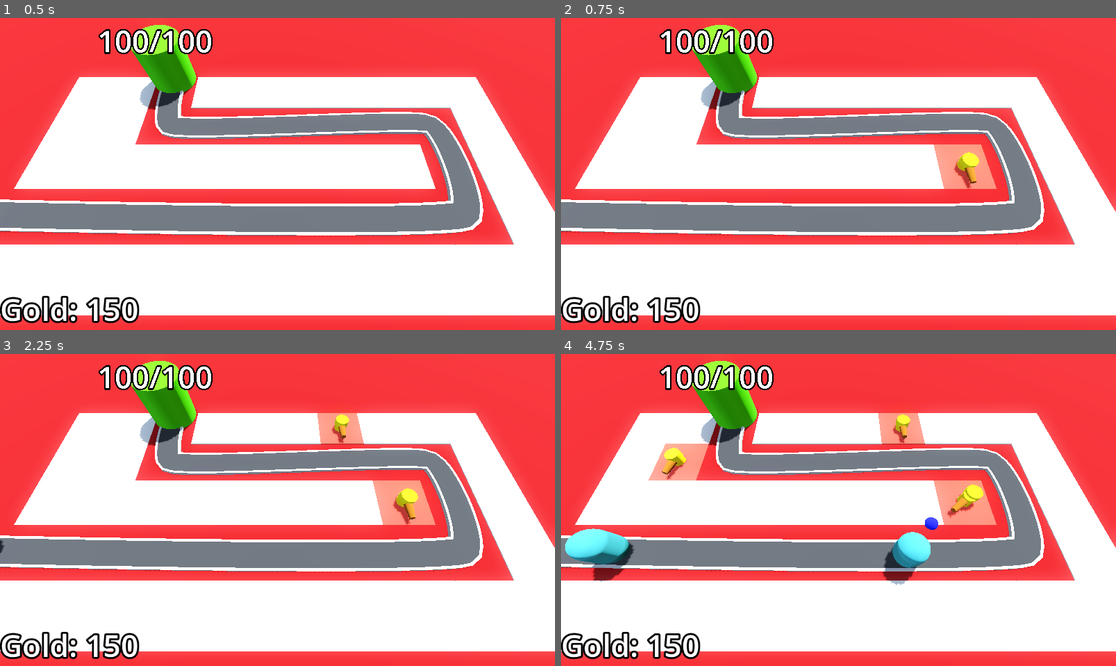
Above: before the commit, frames 1-4 (two rows, left to right).
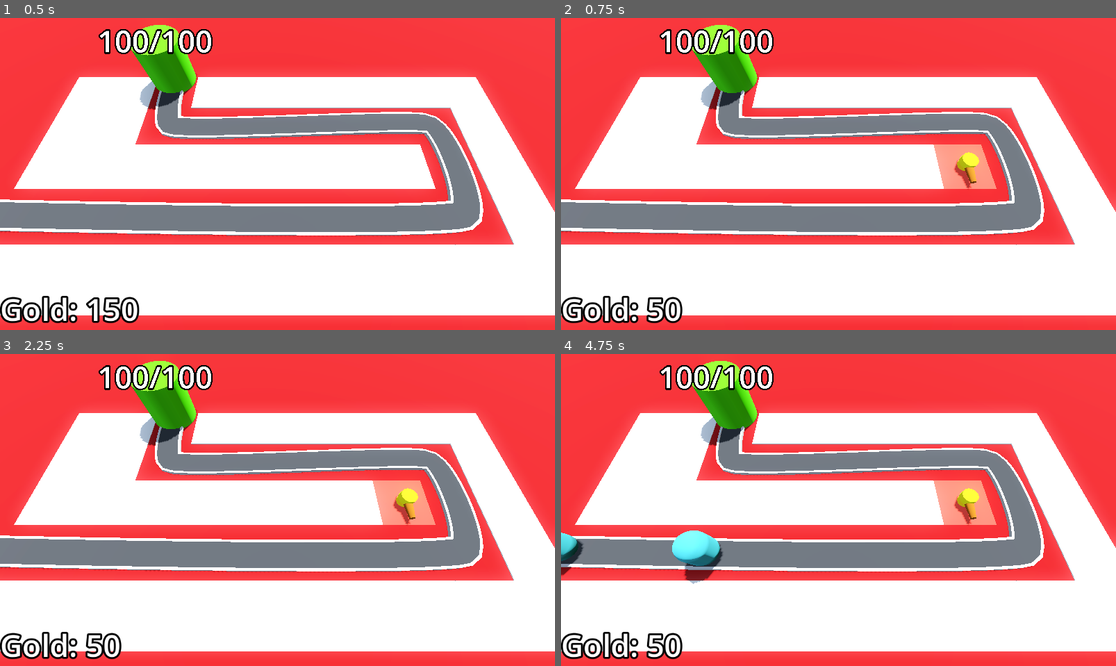
Above: after the commit, the same moments.

Repository: Matthew-CS11/Barbarian-Blaster
Game: Godot game, scene res://base_level.tscn
The game is run twice, just before and just after one commit, with the same random seed, the same clock (stepped at 60 frames per second) and the same inputs.
Inputs (mouse positions are in pixels of both pictures, inside the frame that each line leads up to):
- Up to frame 1 (0.5 s): no input
- Up to frame 2 (0.75 s): tap Enter at 0.5 s; move the mouse to (960, 158) at 0.52 s; click (960, 158) at 0.6 s
- Up to frame 3 (2.25 s): tap Space at 1.25 s; move the mouse to (166, 525) at 1.27 s; click (166, 525) at 1.35 s; tap Enter at 2 s; move the mouse to (333, 441) at 2.02 s; click (333, 441) at 2.1 s
- Up to frame 4 (4.75 s): move the mouse to (810, 572) at 2.77 s; click (810, 572) at 2.85 s; move the mouse to (1005, 556) at 3.52 s; click (1005, 556) at 3.6 s; move the mouse to (672, 463) at 4.27 s; click (672, 463) at 4.35 s

Frame 1 is identical in both runs. In frame 2, 0.5% of the frame differs, in the area x 15-26%, y 89-98%; in frame 3, 1.3%; in frame 4, 6.1%, in the area x 0-77%, y 18-98%.

Commit message:
add bank

Diff:
--- a/Enemy/enemy.gd
+++ b/Enemy/enemy.gd
@@ -7,6 +7,8 @@
 @onready var base : Base = get_tree().get_first_node_in_group("base")
 @export var max_health := 50
 @onready var animation_player: AnimationPlayer = $AnimationPlayer
+@export var money := 25
+@onready var bank = get_tree().get_first_node_in_group("bank")
 
 var health:int :
 	set(new_health):
@@ -14,6 +16,7 @@
 			animation_player.play("take_damage")
 		health = new_health
 		if health < 1:
+			bank.gold += money
 			queue_free()
 
 # Called when the node enters the scene tree for the first time.
--- a/Enemy/enemy.tscn
+++ b/Enemy/enemy.tscn
@@ -18,6 +18,21 @@
 radius = 1.0
 height = 3.0
 
+[sub_resource type="Animation" id="Animation_eqilm"]
+length = 0.001
+tracks/0/type = "value"
+tracks/0/imported = false
+tracks/0/enabled = true
+tracks/0/path = NodePath("DamageHighlight:visible")
+tracks/0/interp = 1
+tracks/0/loop_wrap = true
+tracks/0/keys = {
+"times": PackedFloat32Array(0),
+"transitions": PackedFloat32Array(1),
+"update": 1,
+"values": [false]
+}
+
 [sub_resource type="Animation" id="Animation_am0pq"]
 resource_name = "take_damage"
 length = 0.1
@@ -34,21 +49,6 @@
 "values": [true, false]
 }
 
-[sub_resource type="Animation" id="Animation_eqilm"]
-length = 0.001
-tracks/0/type = "value"
-tracks/0/imported = false
-tracks/0/enabled = true
-tracks/0/path = NodePath("DamageHighlight:visible")
-tracks/0/interp = 1
-tracks/0/loop_wrap = true
-tracks/0/keys = {
-"times": PackedFloat32Array(0),
-"transitions": PackedFloat32Array(1),
-"update": 1,
-"values": [false]
-}
-
 [sub_resource type="AnimationLibrary" id="AnimationLibrary_ncf7h"]
 _data = {
 &"RESET": SubResource("Animation_eqilm"),
@@ -59,6 +59,7 @@
 transform = Transform3D(0.9999959, 0, 0, 0, 1, 0, 0, 0, 0.9999959, 0, 0, 0)
 loop = false
 script = ExtResource("1_2pb1h")
+speed = 5.0
 
 [node name="MeshInstance3D" type="MeshInstance3D" parent="."]
 transform = Transform3D(1, 0, 0, 0, 1, 0, 0, 0, 1, 0, 1.6, 0)
--- a/RayPickerCamera/ray_picker_camera.gd
+++ b/RayPickerCamera/ray_picker_camera.gd
@@ -2,7 +2,15 @@
 
 @export var gridmap : GridMap
 @export var turret_manager : TurretManager
+@export_enum("easy", "medium", "hard") var difficulty : String = "medium"
+var tower_dict = {"easy":50, "medium":100, "hard":150}
+var tower_cost :int
+
 @onready var ray_cast_3d: RayCast3D = $RayCast3D
+@onready var bank = get_tree().get_first_node_in_group("bank")
+
+func _ready() -> void:
+	tower_cost = tower_dict[difficulty]
 
 func _process(delta: float) -> void:
 	var mouse_position : Vector2 = get_viewport().get_mouse_position()
@@ -13,7 +21,7 @@
 
 	if ray_cast_3d.is_colliding():
 		var collider = ray_cast_3d.get_collider()
-		if collider is GridMap:
+		if collider is GridMap and bank.gold >= tower_cost:
 			var collision_point = ray_cast_3d.get_collision_point()
 			var perfect_cell = gridmap.local_to_map(collision_point)
 			if gridmap.get_cell_item(perfect_cell) == 0:
@@ -22,6 +30,7 @@
 					gridmap.set_cell_item(perfect_cell, 1)
 					var tile_pos = gridmap.map_to_local(perfect_cell)
 					turret_manager.build_turret(tile_pos)
+					bank.gold -= tower_cost
 			else:
 				Input.set_default_cursor_shape(Input.CURSOR_ARROW)
 	else:
--- a/base_level.tscn
+++ b/base_level.tscn
@@ -134,7 +134,7 @@
 turret = ExtResource("6_u2wky")
 enemy_path = NodePath("../Path3D")
 
-[node name="Bank" type="MarginContainer" parent="."]
+[node name="Bank" type="MarginContainer" parent="." groups=["bank"]]
 anchors_preset = 15
 anchor_right = 1.0
 anchor_bottom = 1.0
--- a/project.godot
+++ b/project.godot
@@ -19,6 +19,7 @@
 
 base=""
 enemy_area=""
+bank=""
 
 [input]
 
